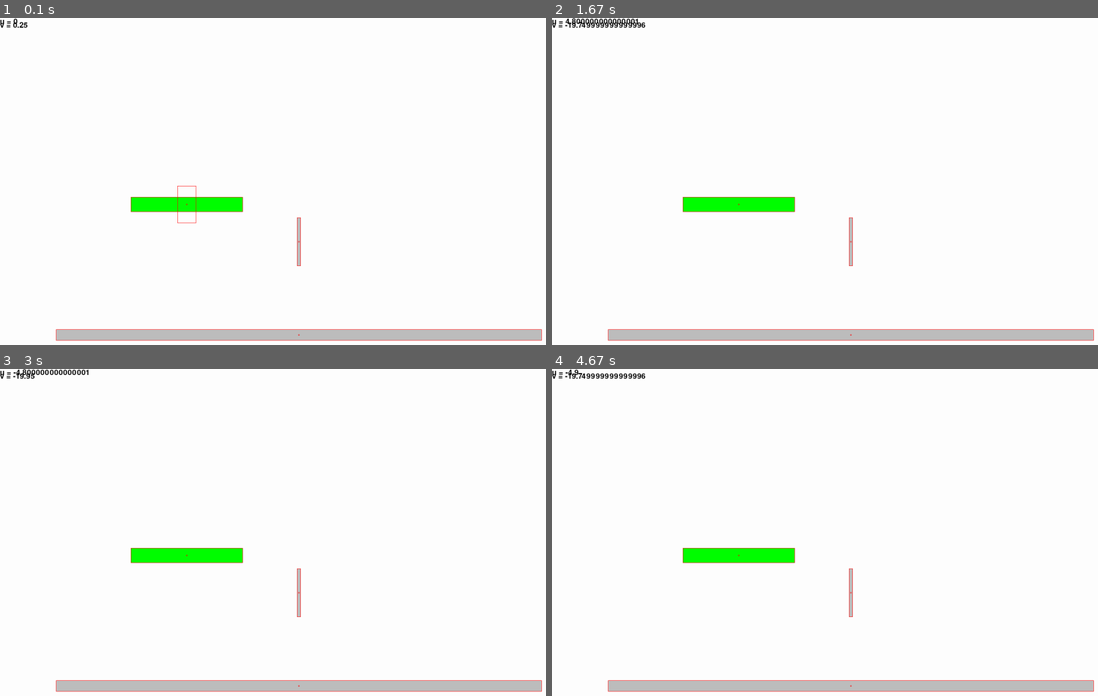
Above: before the commit, frames 1-4 (two rows, left to right).
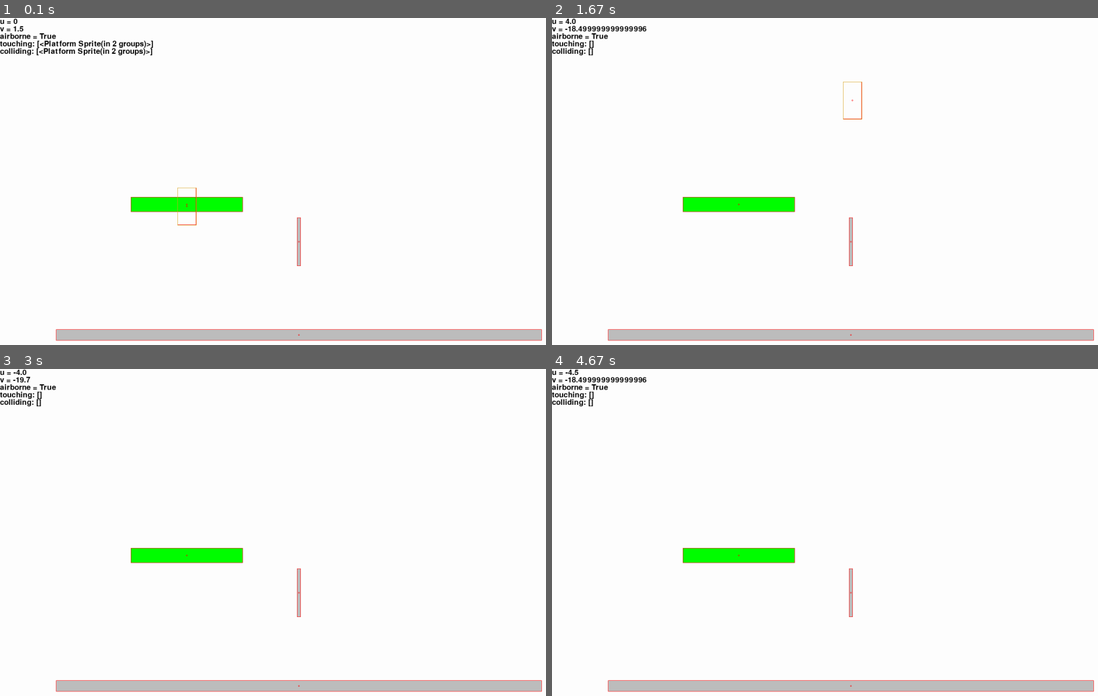
Above: after the commit, the same moments.

Repository: binnev/pygame_sandbox
Game: pygame game, started from fighting_game/__main__.py
Same seed, same stepped clock (60 frames per second), same inputs: the game is played once before the commit and once after it.
Inputs:
- Up to frame 1 (0.1 s): no input
- Up to frame 2 (1.67 s): hold D 0.33-0.8 s; hold W 0.83-1.13 s; tap Space at 0.9, 1.23, 1.53 s; hold D 1.17-1.63 s
- Up to frame 3 (3 s): hold A 1.67-2.2 s; tap Space at 1.73, 2.03, 2.3, 2.63, 2.93 s; hold S 2.23-2.53 s; hold A 2.57-2.97 s
- Up to frame 4 (4.67 s): hold W 3-3.37 s; tap Space at 3.07, 3.47, 3.77, 4.13, 4.53 s; hold D 3.4-4.03 s; hold S 4.07-4.43 s; hold A from 4.47 s (still down)

The runs differ from the first frame. In frame 1, 0.9% of the frame differs, in the area x 0-37%, y 1-64%; in frame 2, 0.8%; in frame 3, 0.5%; in frame 4, 0.6%.

Commit message:
Got touching working.

Diff:
--- a/fighting_game/objects.py
+++ b/fighting_game/objects.py
@@ -74,6 +74,7 @@
     height: int
     color: Color
     level: Level
+    touch_box_margin = 1
 
     def __init__(self, x, y, input=FightingGameInput, facing_right=True):
         super().__init__()
@@ -93,6 +94,15 @@
         if debug:
             pygame.draw.rect(surface, self.debug_color, self.rect, 1)
             pygame.draw.circle(surface, self.debug_color, self.rect.center, 2, 1)
+            # draw touchbox
+            pygame.draw.rect(surface, Color("goldenrod"), self.touch_box, 1)
+
+    @property
+    def touch_box(self):
+        return self.rect.inflate(self.touch_box_margin, self.touch_box_margin)
+
+    def touching(self, entity: Entity):
+        return self.touch_box.colliderect(entity.rect)
 
 
 class Debugger(Character):
@@ -104,9 +114,9 @@
     def __init__(self, x, y, input=FightingGameInput, facing_right=True):
         super().__init__(x, y, input, facing_right)
         self.state = self.state_fall
-        self.gravity = 0.05
+        self.gravity = 0.3
         self.jump_power = 20
-        self.air_resistance = 0.1
+        self.air_resistance = 0.5
 
     def update(self):
         self.state()
@@ -120,8 +130,19 @@
             textBitmap = font.render(textString, True, Color("black"))
             surface.blit(textBitmap, (x, y))
 
-        tprint(surface, 0, 0, f"u = {self.u}")
-        tprint(surface, 0, 10, f"v = {self.v}")
+        colliding = pygame.sprite.spritecollide(self, self.level.platforms, dokill=False)
+        touching = [plat for plat in self.level.platforms if self.touching(plat)]
+
+        things_to_print = [
+            f"u = {self.u}",
+            f"v = {self.v}",
+            f"airborne = {self.airborne}",
+            f"touching: {touching}",
+            f"colliding: {colliding}",
+        ]
+        line_spacing = 20
+        for ii, thing in enumerate(things_to_print):
+            tprint(surface, 0, ii * line_spacing, thing)
 
     @property
     def airborne(self):
